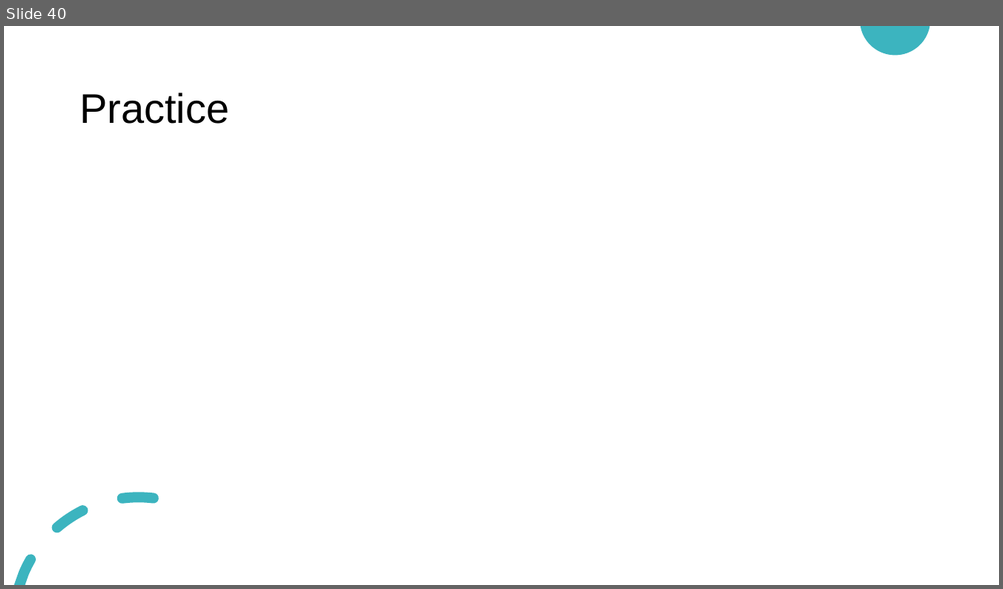
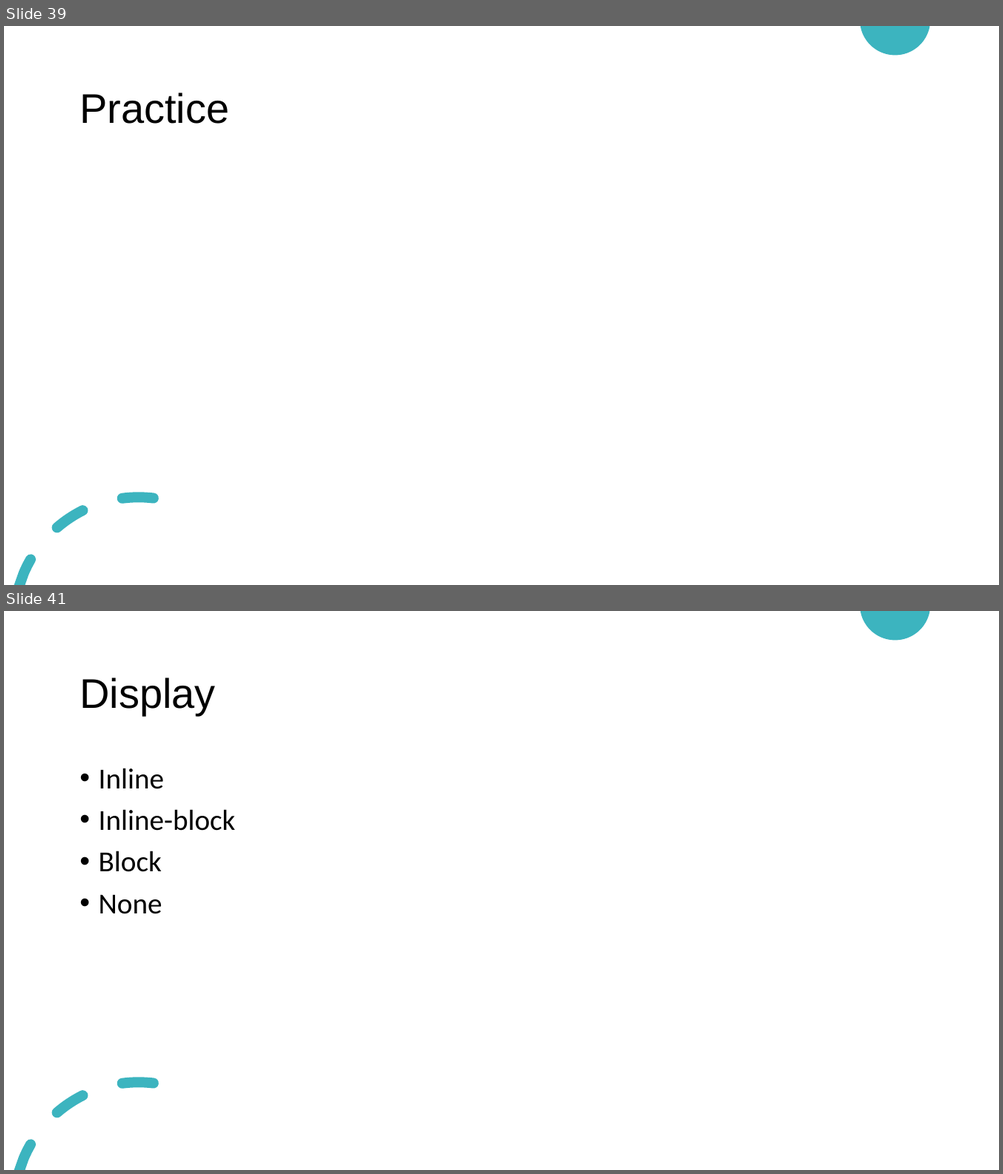
Before and after one commit to HanaZRasheed/HTU-Website-Fall2021, a slide deck: Website Design and Development.pptx. Shown one above the other, each under a label of ours: slide 40 before the commit, slides 39 and 41 after it; the slides between them are not shown. The pictures are 1003x589 and 1003x1174 pixels, drawn with LibreOffice and Linux fonts; fonts in the diff are those of the drawing. Boxes give left, top, right and bottom in pixels: in the first picture for what was removed or moved away, otherwise in the second. Text is boxed around its words. In the diff, an @@ line names an element or a change of style, - is before the commit and + after.

```diff
--- a/Website Design and Development.pptx
+++ b/Website Design and Development.pptx
@@ slide 41 added at (x1=4, y1=611, x2=999, y2=1170), background #FFFFFF; not listed: 2 template elements that a slide beside it also shows @@
@@ title added at (x1=79, y1=678, x2=215, y2=715), 40 pt, text #000000 @@
+Display
@@ text added at (x1=99, y1=768, x2=236, y2=914), 28 pt, text #000000 @@
+• Inline
+• Inline-block
+• Block
+• None
@@ what was slide 40 is now slide 39 @@
```
Also in this commit, not shown: 36 other slides added, 2 slides removed, 1 other file.
